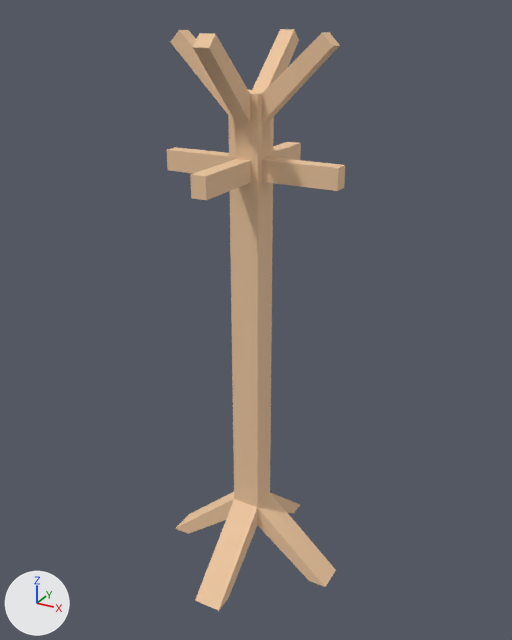
What one commit did to the glTF model example_game/world/props/coat-rack.prop/model.glb.
Rendered twice from a 50 mm camera at (0.877, -1.57, 1.569) aimed at (0.005, 0.016, 0.776). The axes (+X, +Y, +Z) are drawn at lower left. The lights are the same throughout. The first picture is the older version. Vertices at exactly the same position are counted once.

Objects in the first picture: 'model'.
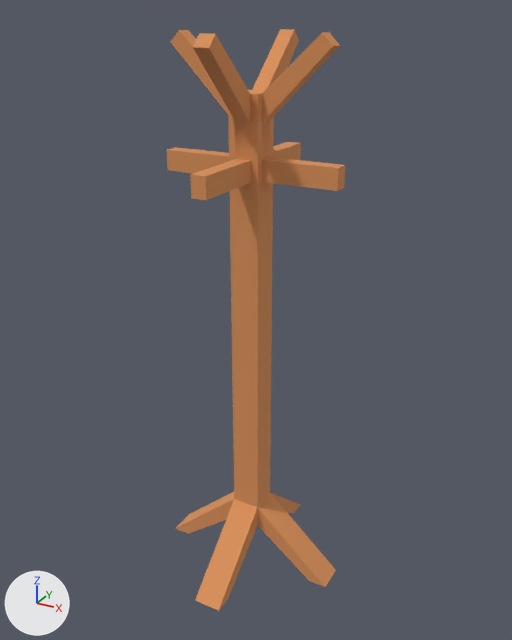
Patch to the scene script:
```diff
--- a/example_game/world/props/coat-rack.prop/model.glb.py
+++ b/example_game/world/props/coat-rack.prop/model.glb.py
@@ me_model @@
 me_model.from_pydata(...)  # 92 vertices, 185 faces; spans x -0.27..0.27, y -0.27..0.27, z -0.02..1.52
 # used by ob_model
+# me_model part 1: 185 faces centred in x -0.25..0.25, y -0.25..0.25, z -0.02..1.51 are repainted in the vertex colours; the middle colour goes from beige #edc7a0 to orange #d9915a
 me_model.materials.append(mat_style)
```

Where the change shows, as pixel boxes (x1, y1, x2, y2) in the pictures (512 x 640 px):
part 1 of me_model, recoloured (beige to orange)
    both: (167, 29, 345, 611)
